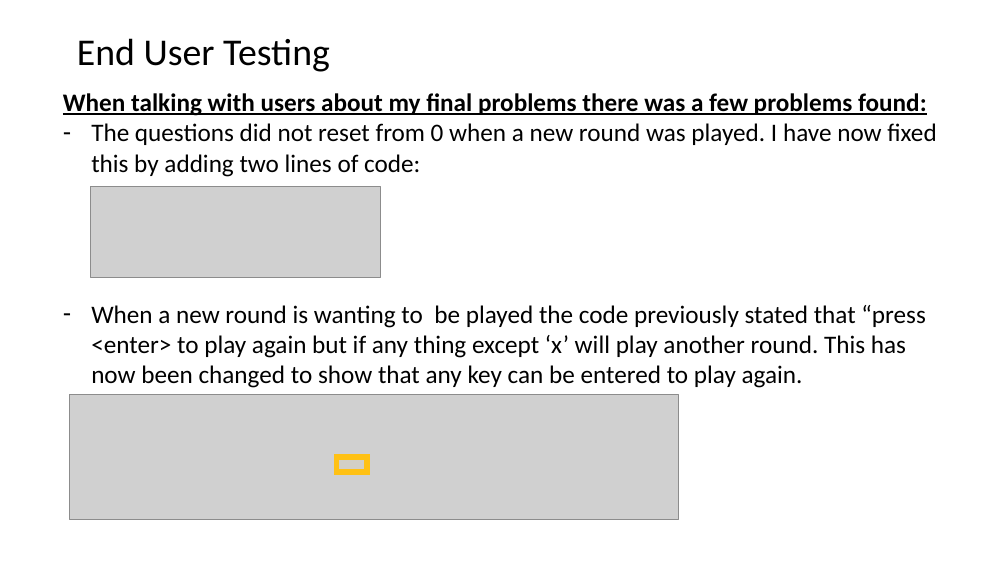
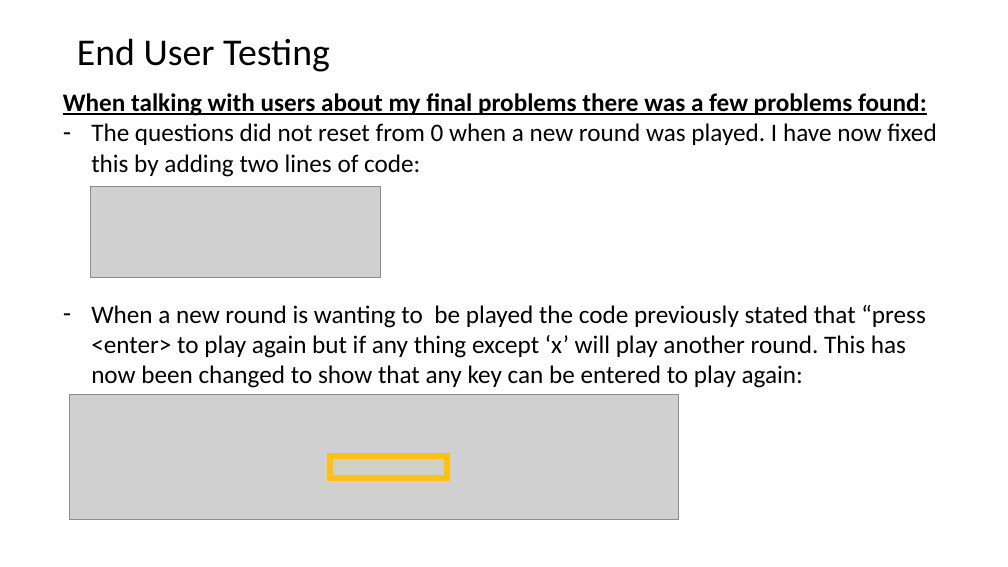
Before and after one commit to MOLLY-S1/Assessment, a slide deck: slide 37 of AS91883(1.7) & AS91884(1.8) Documentation.pptx. Drawn at 1008x567 pixels with LibreOffice and Linux fonts; fonts in the diff are those of the drawing; grey boxes stand for pictures. Boxes give left, top, right and bottom in pixels: in the first picture for what was removed or moved away, otherwise in the second. Text is boxed around its words. In the diff, an @@ line names an element or a change of style, - is before the commit and + after.

```diff
--- a/AS91883(1.7) & AS91884(1.8) Documentation.pptx
+++ b/AS91883(1.7) & AS91884(1.8) Documentation.pptx
@@ text at <box>91,305,925,388</box>: text changed @@
-– When a new round is wanting to be played the code previously stated that “press <enter> to play again but if any thing except ‘x’ will play another round. This has now been changed to show that any key can be entered to play again.
+– When a new round is wanting to be played the code previously stated that “press <enter> to play again but if any thing except ‘x’ will play another round. This has now been changed to show that any key can be entered to play again:
@@ rectangle: place and size @@
-rectangle at <box>337,457,367,473</box>
+rectangle at <box>330,456,448,478</box>
```
